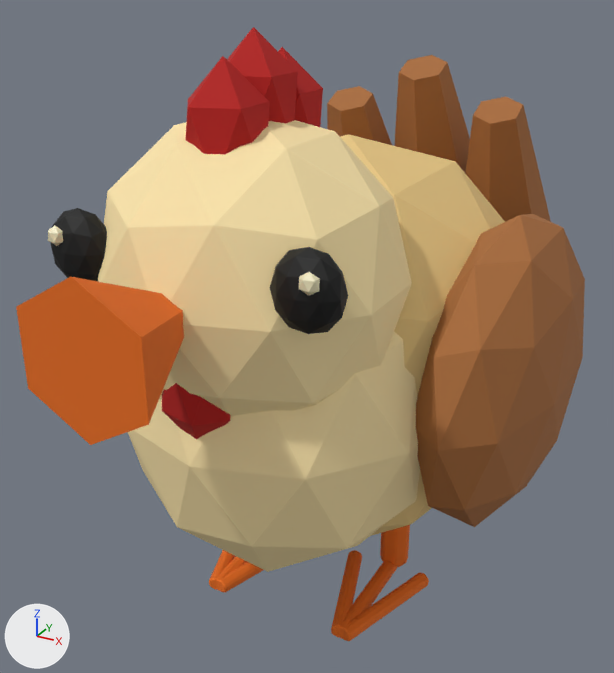
Before and after pictures for a commit that changed the Blender file assets/game-assets/Chicken.blend.
Both versions are drawn from a camera (50 mm lens) standing at (0.732, -1.478, 1.293) and looking at (-0.047, -0.061, 0.585). Every picture has the same lights, and +X, +Y and +Z are marked at lower left. The first picture is the older version.

The first picture shows 'Chicken_Beak', 'Chicken_Body', 'Chicken_Breast', 'Chicken_Comb', 'Chicken_Eye_L', 'Chicken_Eye_R', 'Chicken_Foot_L', 'Chicken_Foot_R', 'Chicken_Head', 'Chicken_TailFan', 'Chicken_Wattle', 'Chicken_Wing_L' and 3 more.
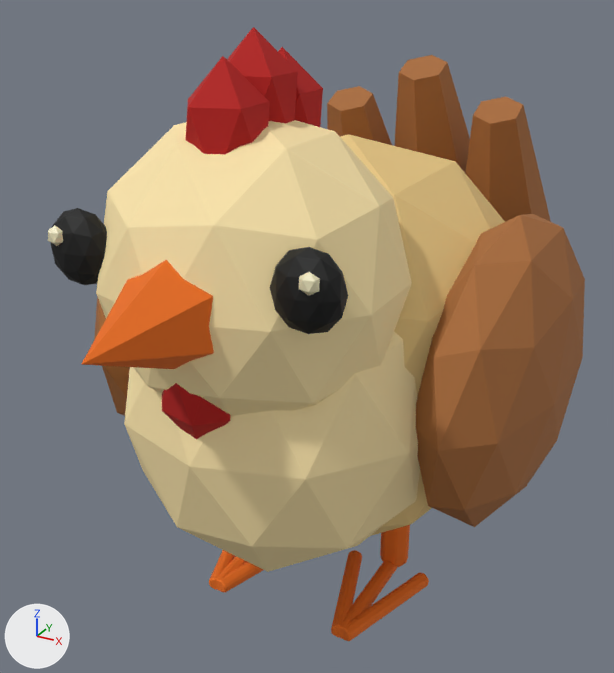
Pixel boxes (x1, y1, x2, y2) of what changed, in the pictures (614 x 673 px):
'Chicken_Beak', turned
    before: (16, 277, 184, 445)
    after: (81, 260, 214, 369)

The change, as a diff of the scene's bpy script:
```diff
--- a/assets/game-assets/Chicken.blend.py
+++ b/assets/game-assets/Chicken.blend.py
@@ ob_chicken_beak @@
 ob_chicken_beak.location = (0.0, 0.62, 0.82)
-ob_chicken_beak.rotation_euler = (1.571, 0.0, 0.0)  # degrees (90, 0, 0)
+ob_chicken_beak.rotation_euler = (-1.571, 0.0, 0.0)  # degrees (-90, 0, 0)
```
